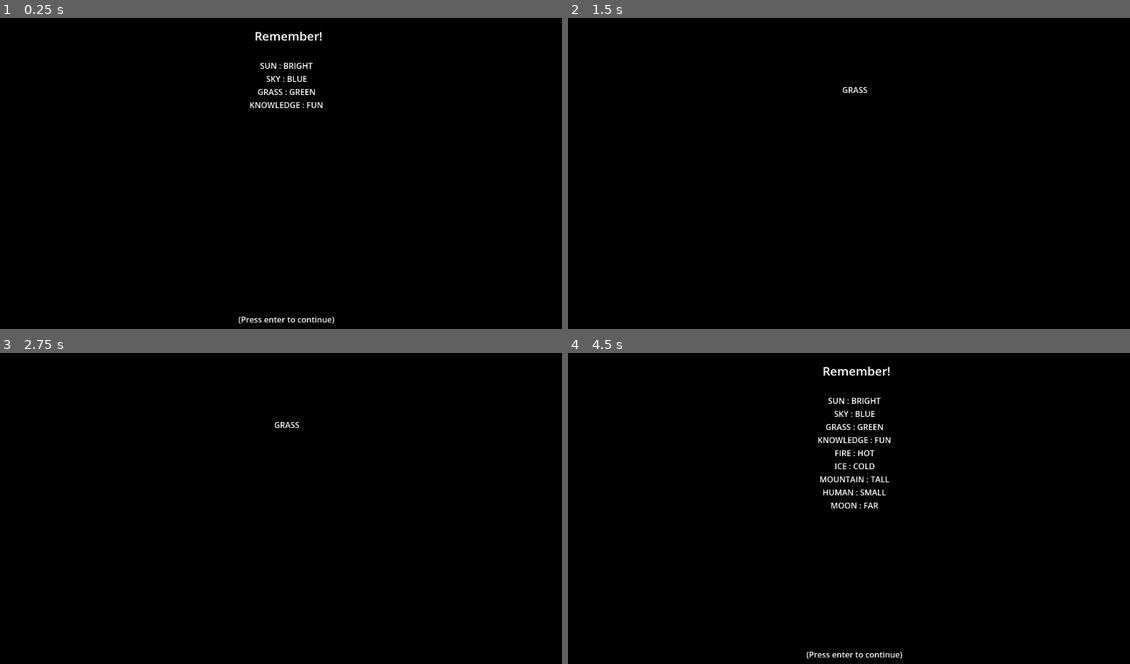
Above: before the commit, frames 1-4 (two rows, left to right).
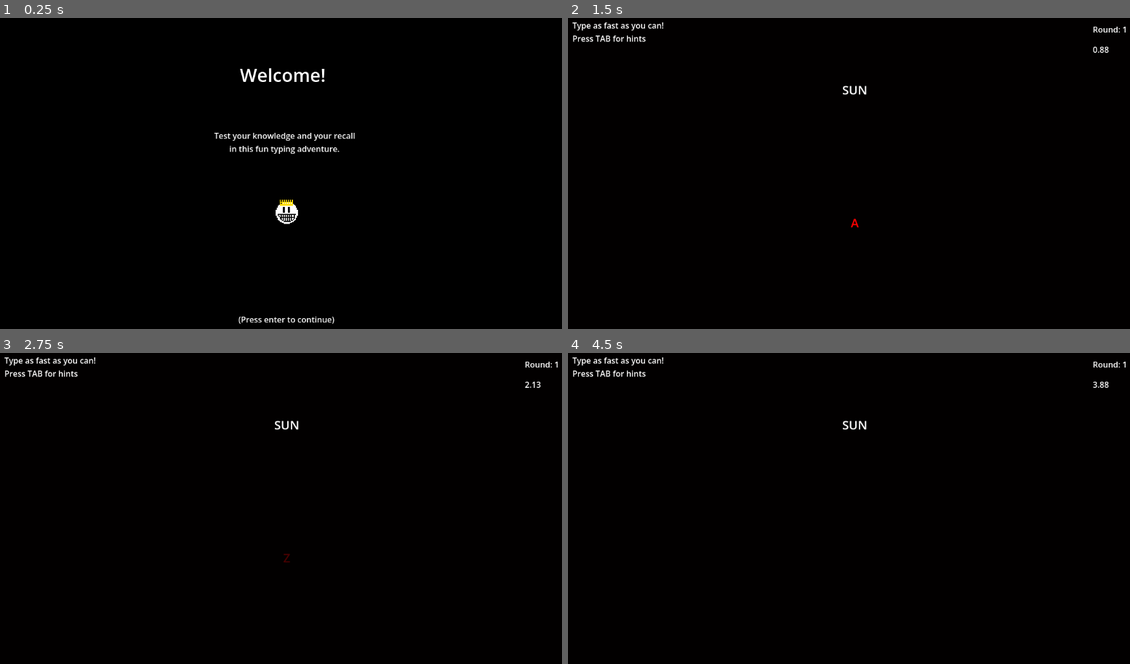
Above: after the commit, the same moments.

Repository: cfreeley/godot-games
Game: Godot game, scene res://game.tscn
Same seed, same stepped clock (60 frames per second), same inputs: the game is played once before the commit and once after it.
Inputs:
- Up to frame 1 (0.25 s): no input
- Up to frame 2 (1.5 s): tap Enter at 0.5, 0.6 s; tap Ctrl at 0.8, 1.35 s; tap Space at 1.25 s; hold A from 1.28 s (still down)
- Up to frame 3 (2.75 s): tap Tab at 1.55, 2.1 s; tap Enter at 2 s; release A at 2.03 s; tap Z at 2.3 s
- Up to frame 4 (4.5 s): tap Space at 2.75, 4.25 s; tap Z at 2.85 s; tap Enter at 3.05, 3.5, 3.6 s; hold A from 3.53 s (still down); tap Ctrl at 3.8, 4.35 s

The runs differ from the first frame. In frame 1, 1.6% of the frame differs, in the area x 38-64%, y 4-67%; in frame 2, 0.5%; in frame 3, 0.5%; in frame 4, 1.8%, in the area x 0-100%, y 1-99%.

Commit message:
finalize

Diff:
--- a/knowledge-fun/game.gd
+++ b/knowledge-fun/game.gd
@@ -1,61 +1,136 @@
 extends Node2D
 
-var word_dict : Dictionary[String,String] = {
+var word_dict : Dictionary = {}
+var word_lists = []
+
+var level_one = {
   "sun": "bright",
   "sky": "blue",
   "grass": "green",
+  "water": "wet",
+  "fire": "hot",
+  "ice": "cold",
   "knowledge": "fun"
-}
+};
+var level_two = {
+  "snow": "white",
+  "blood": "red",
+  "night": "dark",
+  "hare": "fast",
+  "tortoise": "slow",
+  "mountain": "tall",
+  "human": "small",
+  "moon": "far",
+}
+var level_three = {
+  "everything": "okay",
+  "mother": "alive",
+  "father": "alive",
+  "sister": "alive",
+}
+var level_four = {
+  "sugar": "sweet",
+  "as": "as",
+  "above": "above",
+  "so": "so",
+  "below": "below",
+  "rocks": "hard",
+  "seal": "break",
+  "thunder": "loud",
+  "binds": "release",
+}
+var level_five = {
+  "sugar": "sweet",
+  "roses": "red",
+  "coffee": "bitter",
+  "violets": "blue",
+  "silk": "smooth",
+  "king": "crowned",
+  "lemons": "sour",
+  "toll": "due"
+}
+var level_six = {
+  "sun": "dim",
+  "moon": "near",
+  "sky": "red",
+  "grass": "black",
+  "knowledge": "pain",
+  "mother": "dead",
+  "father": "dead",
+  "sister": "dead",
+}
+var fake_words = ["coffee", "sugar", "silk", "lemons", "thunder", "rocks"]
+var pure_lst = [level_one, level_two, level_three, level_four, level_five, level_six]
 
 var level_idx = 0
-var levels : Array[Dictionary] = [
-  {
-    "fire": "hot",
-    "ice": "cold",
-    "mountain": "tall",
-    "human": "small",
-    "moon": "far"
-  },
-  {
-    "hope": "exists",
-    "mother": "alive",
-    "father": "alive",
-    "sister": "alive",
-  },
-  {
-    "as": "as",
-    "above": "above",
-    "so": "so",
-    "below": "below",
-    "seal": "break",
-    "binds": "release",
-  },
-  {
-    "roses": "red",
-    "violets": "blue",
-    "king": "risen",
-    "toll": "due"
-  },
-  {
-    "sun": "dim",
-    "moon": "near",
-    "sky": "red",
-    "grass": "brown",
-    "knowledge": "pain",
-    "mother": "dead",
-    "father": "dead",
-    "sister": "dead",
-  },
-]
+var levels : Array[Dictionary] = []
+
+func shuffle(dict):
+  var d = {}
+  var kys = dict.keys()
+  kys.shuffle()
+  for k in kys:
+    d[k] = dict[k]
+  return d
+
+func take(n, dict):
+  var d = {}
+  for i in range(n):
+    var k = dict.keys()[i]
+    d[k] = dict[k]
+  return d
+
+func filter(blocklist, dict):
+  var d = dict.duplicate()
+  for k in blocklist:
+    d.erase(k)
+  return d
+
+func build_levels():
+  # 1
+  var base = shuffle(level_one)
+  levels.push_back(base)
+  word_lists.push_back(level_one)
+  # 2
+  var b2 = level_one.duplicate()
+  b2.merge(level_two.duplicate())
+  levels.push_back(take(10, shuffle(b2)))
+  word_lists.push_back(b2)
+  # 3
+  var b3 = take(10, shuffle(b2))
+  b3.merge(level_three)
+  levels.push_back(b3)
+  var w3 = b2.duplicate()
+  w3.merge(level_three)
+  word_lists.push_back(w3)
+  # 4
+  var b4 = take(10, shuffle(b2))
+  b4.merge(level_four)
+  levels.push_back(filter(fake_words, b4))
+  var w4 = b2.duplicate()
+  w4.merge(level_four)
+  word_lists.push_back(w4)
+  # 5
+  var b5 = take(10, shuffle(b2))
+  b5.merge(level_five)
+  levels.push_back(filter(fake_words, b5))
+  var w5 = b2.duplicate()
+  w5.merge(level_five)
+  word_lists.push_back(w5)
+  # 6
+  levels.push_back(level_six)
+  word_lists.push_back(level_six)
+  word_dict = base
 
 var names = ["james", "mary", "michael", "patricia", "john", "jennifer", "robert", "linda", "david", "elizabeth", "will …(1879 unchanged characters)…
 
 var idx = 0
-enum State { WORDLIST, GUESSING }
-var game_state = State.WORDLIST
+enum State { WORDLIST, GUESSING, WELCOME }
+var game_state = State.WELCOME
 
 func _ready():
-  set_state()
+  $Welcome/Sprite2D/AnimationPlayer.play("bounce")
+  build_levels()
   generate_wordlist()
 
 func set_state():
@@ -64,48 +139,96 @@
   $WordList/EnterLabel.visible = is_wordlist
   $WordList/RememberLabel.visible = is_wordlist
   $Type.visible = !is_wordlist
+  $Round.visible = true
+  $Welcome.visible = false
 
 func generate_wordlist():
-  $WordList/WordlistLabel.text = ""
-  for k in word_dict:
-    $WordList/WordlistLabel.text += k.to_upper() + " : " + word_dict[k].to_upper() + "\n"
+  $WordList/WordlistLabel/WordlistLabelLeft.text = "[ul]"
+  $WordList/WordlistLabel/WordlistLabelRight.text = ""
+  if level_idx >= levels.size():
+    $WordList/WordlistLabel/WordlistLabelRight.text = "[ul]"
+    for i in range(30):
+      $WordList/WordlistLabel/WordlistLabelLeft.text += "DEAD : DEAD\n"
+      $WordList/WordlistLabel/WordlistLabelRight.text += "DEAD : DEAD\n"
+    return
+  var i = 0
+  var word_list = word_lists[level_idx]
+  var prev_word_list = word_lists[level_idx-1] if level_idx > 0 else {}
+  for k in word_list:
+    i += 1
+    var word = word_list[k].to_upper()
+    if !prev_word_list.has(k) and !prev_word_list.is_empty():
+      word += " [font_size=10][color=yellow]new[/color][/font_size]"
+    if i < 20:
+      $WordList/WordlistLabel/WordlistLabelLeft.text += k.to_upper() + " : " + word + "\n"
+    else:
+      if i == 20:
+        $WordList/WordlistLabel/WordlistLabelRight.text = "[ul]"
+      $WordList/WordlistLabel/WordlistLabelRight.text += k.to_upper() + " : " + word + "\n"
 
 var current_clue
 var current_answer
+var round_timer = 0.0
 func _process(delta):
-  if level_idx <= levels.size():
+  var is_endgame = func(): return level_idx >= levels.size()
+  if !is_endgame.call():
     current_clue = word_dict.keys()[idx]
     current_answer = word_dict[current_clue]
   else:
     current_clue = names.pick_random() if current_clue == "" else current_clue
     current_answer = "dead"
   $Type/ClueLabel.text = current_clue.to_upper()
+  if game_state == State.GUESSING:
+    round_timer += delta
+    $Round/TimerLabel.text = str(round(round_timer * 100) / 100)
   var current_type = $Type/TypeString.text.to_lower()
   if !current_answer.begins_with(current_type):
+    $Type/TypeString/ErrorString.text = current_type.to_upper()
+    $Type/TypeString/ErrorString.visible = true
+    $Type/TypeString/ErrorString/AnimationPlayer.play("fadeout")
+    $Type/TypeString/ErrorString["theme_override_colors/font_color"] = Color.RED
     $Type/TypeString.text = ""
   if current_answer == current_type:
     idx+=1
+    $Type/TypeString/ErrorString.text = current_type.to_upper()
+    $Type/TypeString/ErrorString.visible = true
+    $Type/TypeString/ErrorString/AnimationPlayer.play("fadeout")
+    $Type/TypeString/ErrorString["theme_override_colors/font_color"] = Color.GREEN
     $Type/TypeString.text = ""
     current_clue = ""
+    if is_endgame.call():
+      $Round/BGRect.color.v *= 1.25
+      if $Round/BGRect.color.v > 1:
+        if OS.has_feature('web'):
+          var window = JavaScriptBridge.get_interface("window")
+          window.location.href = "about:blank"
+        get_tree().quit()
   if idx >= word_dict.size():
-    game_state = State.WORDLIST
+    $Type/TypeString.text = ""
     idx = 0
-    if level_idx < levels.size():
-      word_dict.merge(levels[level_idx], true)
+    level_idx += 1
+    if !is_endgame.call():
+      game_state = State.WORDLIST
+      $Round/Label.text = "Round " + str(level_idx + 1)
+      word_dict = levels[level_idx]
+      set_state()
     generate_wordlist()
-    level_idx += 1
-    set_state()
-    $Type/TypeString.text = ""
 
 
 func _unhandled_input(event):
   if game_state == State.WORDLIST:
     if event is InputEventKey and event.is_pressed() and event.keycode == Key.KEY_ENTER:
       game_state = State.GUESSING
+      round_timer = 0.0
+      set_state()
+  elif game_state == State.WELCOME:
+    if event is InputEventKey and event.is_pressed() and event.keycode == Key.KEY_ENTER:
+      game_state = State.WORDLIST
       set_state()
   else:
     if event is InputEventKey and event.keycode == Key.KEY_TAB:
-      $Type.visible = !event.is_pressed()
+      $Type/TypeString.visible = !event.is_pressed()
+      $Type/ClueLabel.visible = !event.is_pressed()
       $WordList.visible = event.is_pressed()
-    elif event is InputEventKey and event.keycode == Key.KEY_CTRL and event.is_pressed():
-      $Type/TypeString.text = current_answer
+    #elif event is InputEventKey and event.keycode == Key.KEY_CTRL and event.is_pressed():
+      #$Type/TypeString.text = current_answer
--- a/knowledge-fun/game.tscn
+++ b/knowledge-fun/game.tscn
@@ -2,11 +2,113 @@
 
 [ext_resource type="Script" uid="uid://cf1m12ecuf8io" path="res://type_string.gd" id="1_80nbo"]
 [ext_resource type="Script" uid="uid://t6yw0rp15e1u" path="res://game.gd" id="1_e2o6t"]
+[ext_resource type="Script" uid="uid://cxwo2ge0rvc07" path="res://remember_label.gd" id="3_feb5d"]
+[ext_resource type="Texture2D" uid="uid://xjxlajo5vijx" path="res://king.png" id="4_fc0e3"]
+
+[sub_resource type="Animation" id="Animation_ryrav"]
+length = 0.001
+tracks/0/type = "value"
+tracks/0/imported = false
+tracks/0/enabled = true
+tracks/0/path = NodePath(".:modulate")
+tracks/0/interp = 1
+tracks/0/loop_wrap = true
+tracks/0/keys = {
+"times": PackedFloat32Array(0),
+"transitions": PackedFloat32Array(1),
+"update": 0,
+"values": [Color(1, 1, 1, 1)]
+}
+
+[sub_resource type="Animation" id="Animation_eow3j"]
+resource_name = "fadeout"
+length = 0.6333333
+tracks/0/type = "value"
+tracks/0/imported = false
+tracks/0/enabled = true
+tracks/0/path = NodePath(".:modulate")
+tracks/0/interp = 1
+tracks/0/loop_wrap = true
+tracks/0/keys = {
+"times": PackedFloat32Array(0, 0.23333333, 0.46666667),
+"transitions": PackedFloat32Array(1, 1, 1),
+"update": 0,
+"values": [Color(1, 1, 1, 1), Color(1, 1, 1, 1), Color(1, 1, 1, 0)]
+}
+
+[sub_resource type="AnimationLibrary" id="AnimationLibrary_j5wjh"]
+_data = {
+&"RESET": SubResource("Animation_ryrav"),
+&"fadeout": SubResource("Animation_eow3j")
+}
+
+[sub_resource type="Animation" id="Animation_fc0e3"]
+length = 0.001
+tracks/0/type = "value"
+tracks/0/imported = false
+tracks/0/enabled = true
+tracks/0/path = NodePath("Welcome/Sprite2D:position")
+tracks/0/interp = 1
+tracks/0/loop_wrap = true
+tracks/0/keys = {
+"times": PackedFloat32Array(0),
+"transitions": PackedFloat32Array(1),
+"update": 0,
+"values": [Vector2(576, 376)]
+}
+
+[sub_resource type="Animation" id="Animation_7jktm"]
+resource_name = "bounce"
+loop_mode = 2
+tracks/0/type = "value"
+tracks/0/imported = false
+tracks/0/enabled = true
+tracks/0/path = NodePath("Welcome/Sprite2D:position")
+tracks/0/interp = 1
+tracks/0/loop_wrap = true
+tracks/0/keys = {
+"times": PackedFloat32Array(0, 1),
+"transitions": PackedFloat32Array(1, 1),
+"update": 0,
+"values": [Vector2(576, 409), Vector2(576, 380)]
+}
+
+[sub_resource type="AnimationLibrary" id="AnimationLibrary_ryrav"]
+_data = {
+&"RESET": SubResource("Animation_fc0e3"),
+&"bounce": SubResource("Animation_7jktm")
+}
 
 [node name="Game" type="Node2D" unique_id=1411688036]
 script = ExtResource("1_e2o6t")
 
+[node name="Round" type="CanvasLayer" parent="." unique_id=1211240176]
+visible = false
+
+[node name="BGRect" type="ColorRect" parent="Round" unique_id=858002719]
+anchors_preset = 15
+anchor_right = 1.0
+anchor_bottom = 1.0
+grow_horizontal = 2
+grow_vertical = 2
+color = Color(0.01, 0, 0, 1)
+
+[node name="Label" type="Label" parent="Round" unique_id=231165337]
+offset_left = 1048.0
+offset_top = 24.0
+offset_right = 1116.0
+offset_bottom = 47.0
+text = "Round: 1"
+
+[node name="TimerLabel" type="Label" parent="Round" unique_id=2045322886]
+offset_left = 1048.0
+offset_top = 64.0
+offset_right = 1088.0
+offset_bottom = 87.0
+text = "0:00"
+
 [node name="Type" type="CanvasLayer" parent="." unique_id=1587401672]
+visible = false
 
 [node name="ClueLabel" type="Label" parent="Type" unique_id=52500292]
 anchors_preset = 14
@@ -17,6 +119,7 @@
 offset_bottom = -157.0
 grow_horizontal = 2
 grow_vertical = 2
+theme_override_font_sizes/font_size = 24
 horizontal_alignment = 1
 
 [node name="TypeString" type="Label" parent="Type" unique_id=464135454]
@@ -29,26 +132,74 @@
 grow_horizontal = 2
 grow_vertical = 2
 size_flags_horizontal = 3
+theme_override_font_sizes/font_size = 24
 horizontal_alignment = 1
 script = ExtResource("1_80nbo")
 
+[node name="ErrorString" type="Label" parent="Type/TypeString" unique_id=1143673463]
+layout_mode = 1
+anchors_preset = 14
+anchor_top = 0.5
+anchor_right = 1.0
+anchor_bottom = 0.5
+offset_top = -17.0
+offset_bottom = 17.0
+grow_horizontal = 2
+grow_vertical = 2
+size_flags_horizontal = 3
+theme_override_colors/font_color = Color(1, 1, 1, 1)
+theme_override_font_sizes/font_size = 24
+horizontal_alignment = 1
+
+[node name="AnimationPlayer" type="AnimationPlayer" parent="Type/TypeString/ErrorString" unique_id=951895847]
+libraries/ = SubResource("AnimationLibrary_j5wjh")
+
+[node name="Instructions" type="Label" parent="Type" unique_id=1248604940]
+offset_left = 16.0
+offset_top = 16.0
+offset_right = 216.0
+offset_bottom = 65.0
+text = "Type as fast as you can!
+Press TAB for hints"
+
 [node name="WordList" type="CanvasLayer" parent="." unique_id=1607401290]
+visible = false
 
 [node name="RememberLabel" type="Label" parent="WordList" unique_id=259968232]
-offset_left = 512.0
-offset_top = 32.0
-offset_right = 647.0
+offset_left = 472.0
+offset_top = 16.0
+offset_right = 674.0
 offset_bottom = 66.0
-theme_override_font_sizes/font_size = 24
+theme_override_font_sizes/font_size = 36
 text = "Remember!"
 horizontal_alignment = 1
-
-[node name="WordlistLabel" type="Label" parent="WordList" unique_id=52223667]
-offset_left = 32.0
-offset_top = 96.0
-offset_right = 1120.0
-offset_bottom = 584.0
-horizontal_alignment = 1
+script = ExtResource("3_feb5d")
+
+[node name="WordlistLabel" type="Control" parent="WordList" unique_id=355430350]
+layout_mode = 3
+anchors_preset = 0
+offset_left = 472.0
+offset_top = 16.0
+offset_right = 512.0
+offset_bottom = 56.0
+
+[node name="WordlistLabelLeft" type="RichTextLabel" parent="WordList/WordlistLabel" unique_id=1758916886]
+layout_mode = 0
+offset_left = -280.0
+offset_top = 80.0
+offset_right = 240.0
+offset_bottom = 571.0
+bbcode_enabled = true
+scroll_active = false
+
+[node name="WordlistLabelRight" type="RichTextLabel" parent="WordList/WordlistLabel" unique_id=1541143716]
+layout_mode = 0
+offset_left = 264.0
+offset_top = 80.0
+offset_right = 784.0
+offset_bottom = 571.0
+bbcode_enabled = true
+scroll_active = false
 
 [node name="EnterLabel" type="Label" parent="WordList" unique_id=1733712104]
 offset_left = 480.0
@@ -57,3 +208,41 @@
 offset_bottom = 623.0
 text = "(Press enter to continue)"
 horizontal_alignment = 1
+
+[node name="Welcome" type="CanvasLayer" parent="." unique_id=297341364]
+
+[node name="Sprite2D" type="Sprite2D" parent="Welcome" unique_id=1747795455]
+position = Vector2(576, 409)
+scale = Vector2(2, 2)
+texture = ExtResource("4_fc0e3")
+
+[node name="AnimationPlayer" type="AnimationPlayer" parent="Welcome/Sprite2D" unique_id=573793425]
+reset_on_save = false
+root_node = NodePath("../../..")
+libraries/ = SubResource("AnimationLibrary_ryrav")
+
+[node name="WelcomeLabel" type="Label" parent="Welcome" unique_id=813993325]
+offset_left = 408.0
+offset_top = 101.0
+offset_right = 728.0
+offset_bottom = 151.0
+theme_override_font_sizes/font_size = 36
+text = "Welcome!"
+horizontal_alignment = 1
+
+[node name="EnterLabel" type="Label" parent="Welcome" unique_id=1535779233]
+offset_left = 480.0
+offset_top = 600.0
+offset_right = 671.0
+offset_bottom = 623.0
+text = "(Press enter to continue)"
+horizontal_alignment = 1
+
+[node name="Label" type="Label" parent="Welcome" unique_id=2117449621]
+offset_left = 432.0
+offset_top = 235.0
+offset_right = 712.0
+offset_bottom = 355.0
+text = "Test your knowledge and your recall in this fun typing adventure."
+horizontal_alignment = 1
+autowrap_mode = 1
--- a/knowledge-fun/project.godot
+++ b/knowledge-fun/project.godot
@@ -10,10 +10,10 @@
 
 [application]
 
-config/name="KnowledgeFun"
+config/name="Knowledge is Fun"
 run/main_scene="res://game.tscn"
 config/features=PackedStringArray("4.6", "GL Compatibility")
-config/icon="res://icon.svg"
+config/icon="uid://bbr7pksgqomw5"
 
 [display]
 
@@ -25,6 +25,7 @@
 
 [rendering]
 
+textures/canvas_textures/default_texture_filter=0
 rendering_device/driver.windows="d3d12"
 renderer/rendering_method="gl_compatibility"
 renderer/rendering_method.mobile="gl_compatibility"
--- /dev/null
+++ b/knowledge-fun/remember_label.gd
@@ -0,0 +1,21 @@
+extends Label
+
+
+# Called when the node enters the scene tree for the first time.
+var tween
+func _ready():
+  fade_in()
+
+func fade_in():
+  tween = get_tree().create_tween()
+  tween.tween_property(self, "modulate", Color.TRANSPARENT, 1.0).set_trans(Tween.TRANS_SINE)
+  tween.tween_callback(fade_out)
+
+func fade_out():
+  tween = get_tree().create_tween()
+  tween.tween_property(self, "modulate", Color.WHITE, 1.0).set_trans(Tween.TRANS_SINE)
+  tween.tween_callback(fade_in)
+
+# Called every frame. 'delta' is the elapsed time since the previous frame.
+func _process(delta):
+  pass
--- a/knowledge-fun/type_string.gd
+++ b/knowledge-fun/type_string.gd
@@ -13,3 +13,4 @@
 func _unhandled_input(event):
   if event is InputEventKey and event.pressed and event.keycode >= Key.KEY_A and event.keycode <= Key.KEY_Z:
     text += OS.get_keycode_string(event.physical_keycode)
+    $ErrorString.visible = false
Not shown, added: knowledge-fun/Export/KnowledgeFun.apple-touch-icon.png.import
Not shown, added: knowledge-fun/Export/KnowledgeFun.icon.png.import
Not shown, added: knowledge-fun/Export/KnowledgeFun.png.import
Not shown, added: knowledge-fun/Export/index.apple-touch-icon.png.import
Not shown, added: knowledge-fun/Export/index.icon.png.import
Not shown, added: knowledge-fun/Export/index.png.import
Binary file added: knowledge-fun/King.png
Not shown, added: knowledge-fun/King.png.import
Not shown, added: knowledge-fun/export_presets.cfg
Not shown, added: knowledge-fun/remember_label.gd.uid
Not shown, added: knowledge-fun/Export.zip
Not shown, added: knowledge-fun/Export/KnowledgeFun.apple-touch-icon.png
(and 17 more such lines)
